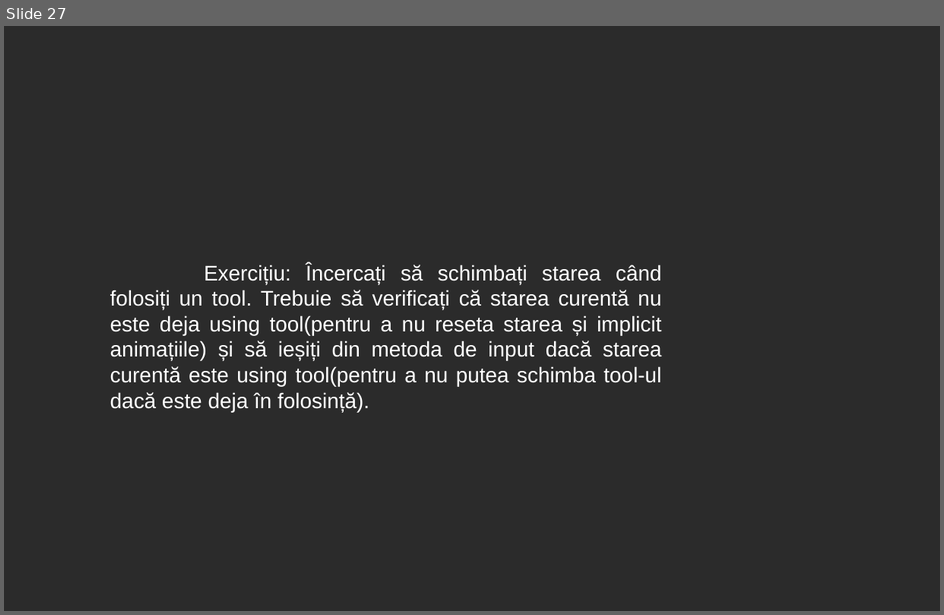
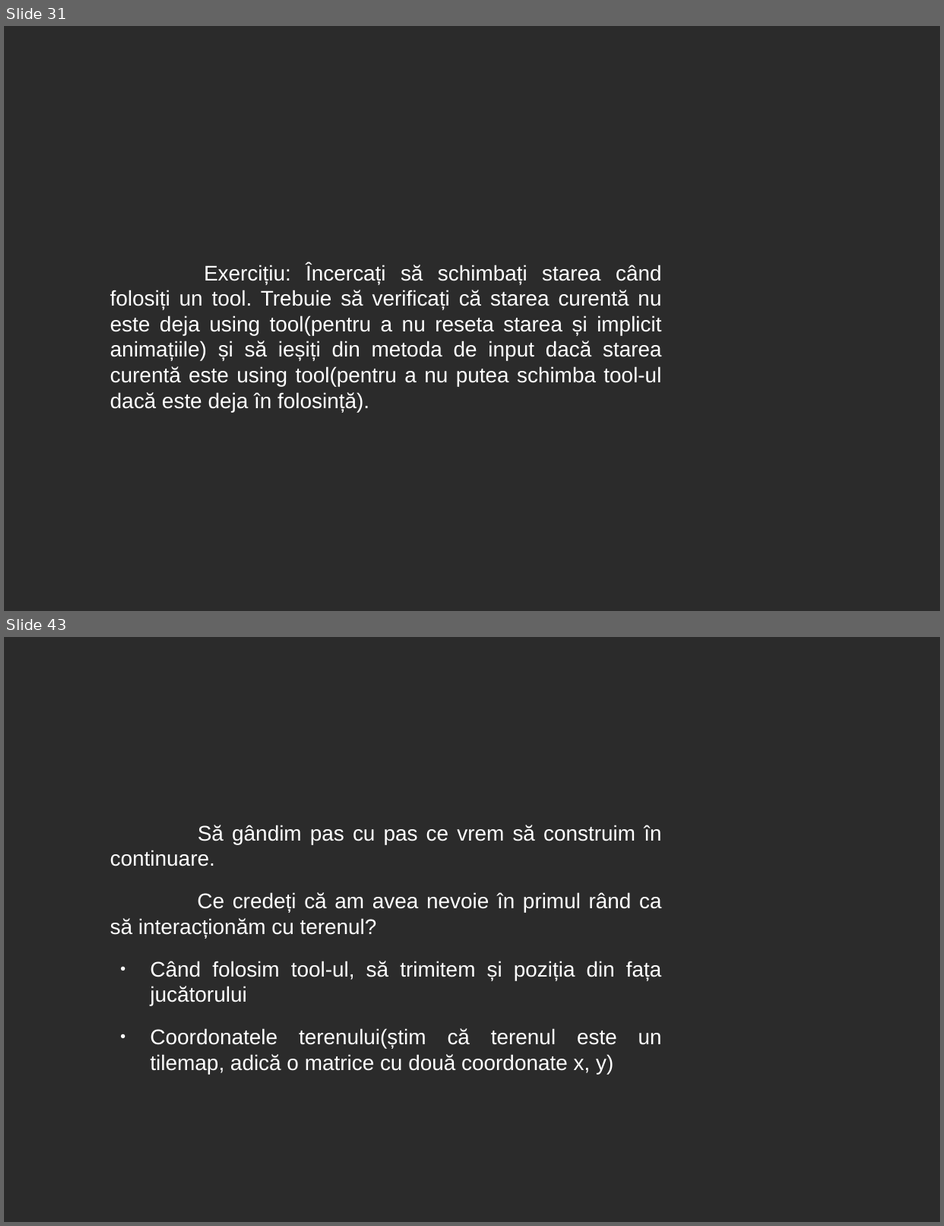
Before and after one commit to 0xspiderr/gdc-upt-presentations, a slide deck: presentation_3/presentation_3.odp. Shown one above the other, each under a label of ours: slide 27 before the commit, slides 31 and 43 after it; the slides between them are not shown. The pictures are 944x615 and 944x1226 pixels, drawn with LibreOffice and Linux fonts; fonts in the diff are those of the drawing; background and template pictures are left out; a plain dark background stands for a picture behind light text. Boxes give left, top, right and bottom in pixels: in the first picture for what was removed or moved away, otherwise in the second. Text is boxed around its words. In the diff, an @@ line names an element or a change of style, - is before the commit and + after.

```diff
--- a/presentation_3/presentation_3.odp
+++ b/presentation_3/presentation_3.odp
@@ slide 43 added at (x1=4, y1=637, x2=940, y2=1222), background picture (left out) @@
@@ text added at (x1=110, y1=825, x2=662, y2=1074), 18 pt, text #FFFFFF @@
+Să gândim pas cu pas ce vrem să construim în continuare.
+Ce credeți că am avea nevoie în primul rând ca să interacționăm cu terenul?
+● Când folosim tool-ul, să trimitem și poziția din fața jucătorului
+● Coordonatele terenului(știm că terenul este un tilemap, adică o matrice cu două coordonate x, y)
@@ what was slide 27 is now slide 31 @@
```
Also in this commit, not shown: 1 slide changed, 37 other slides added, 23 other files.
